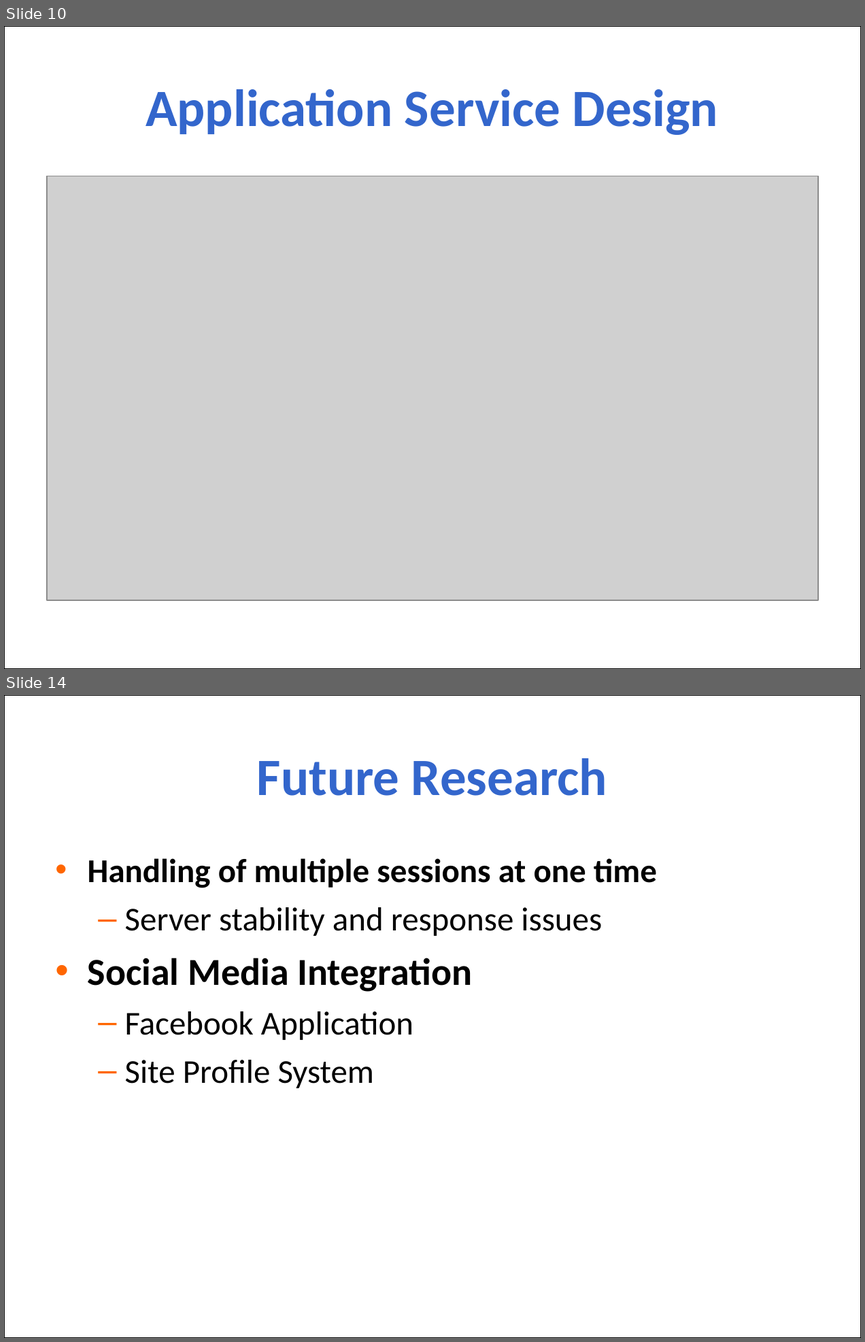
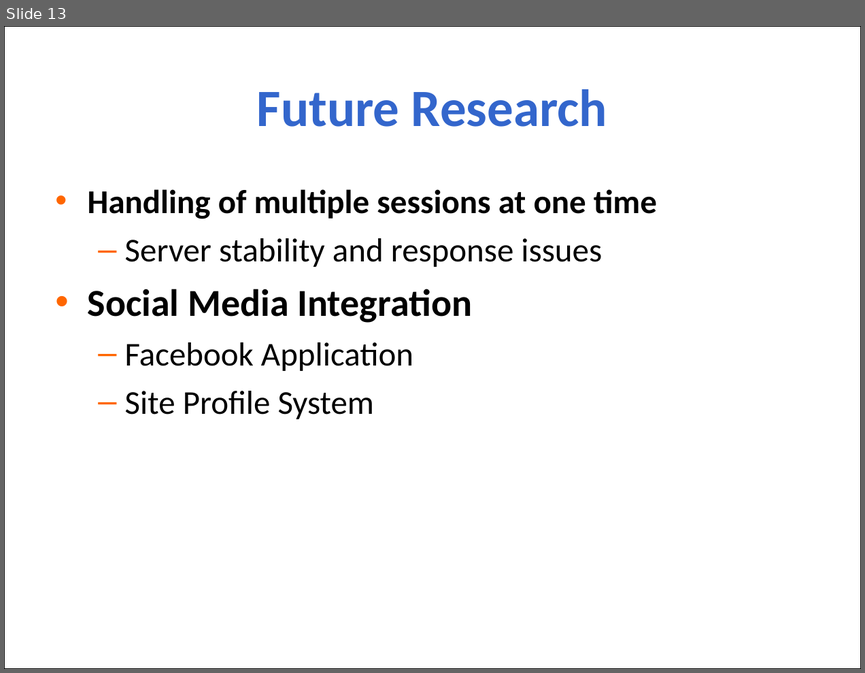
Before and after one commit to aajackson/Creepers, a slide deck: Documentation/MyFavs Presentation.ppt. Shown one above the other, each under a label of ours: slides 10 and 14 before the commit, slide 13 after it; the slides between them are not shown. The pictures are 865x1342 and 865x673 pixels, drawn with LibreOffice and Linux fonts; fonts in the diff are those of the drawing; grey boxes stand for pictures; background and template pictures are left out. Boxes give left, top, right and bottom in pixels: in the first picture for what was removed or moved away, otherwise in the second. Text is boxed around its words. In the diff, an @@ line names an element or a change of style, - is before the commit and + after.

```diff
--- a/Documentation/MyFavs Presentation.ppt
+++ b/Documentation/MyFavs Presentation.ppt
@@ slide 10 removed at [4, 26, 861, 669], background picture (left out) @@
@@ rectangle removed at [4, 26, 861, 669] @@
@@ title removed at [145, 89, 718, 135] @@
-Application Service Design
@@ picture removed at [47, 176, 818, 600] @@
@@ what was slide 14 is now slide 13 @@
```
Also in this commit, not shown: 6 slides changed.
